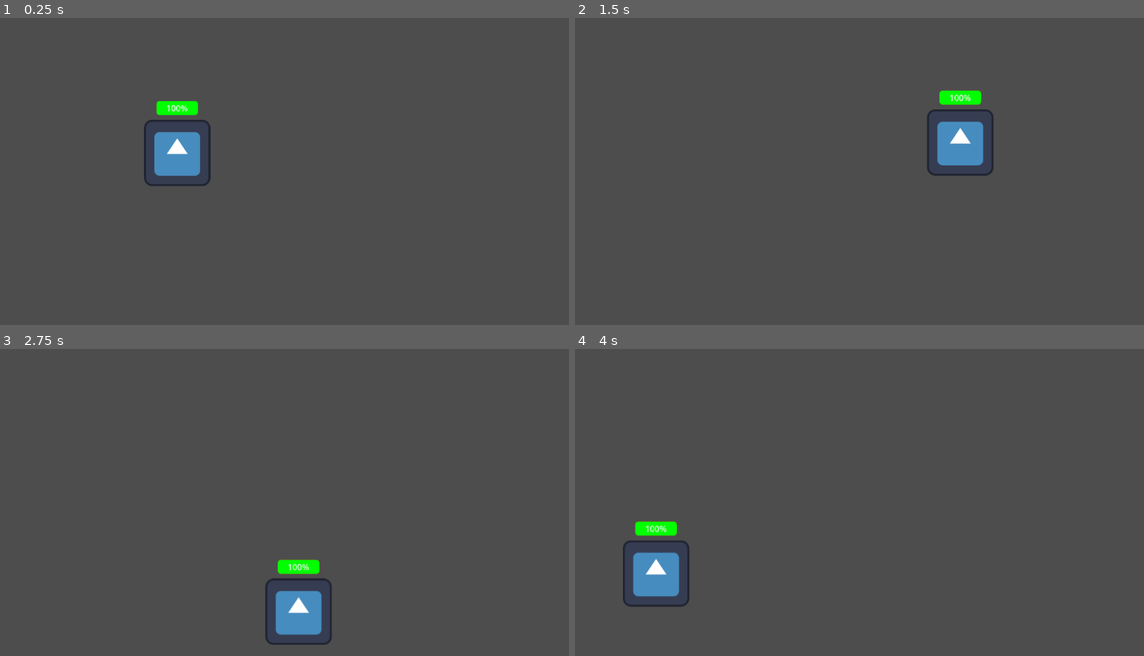
Above: before the commit, frames 1-4 (two rows, left to right).
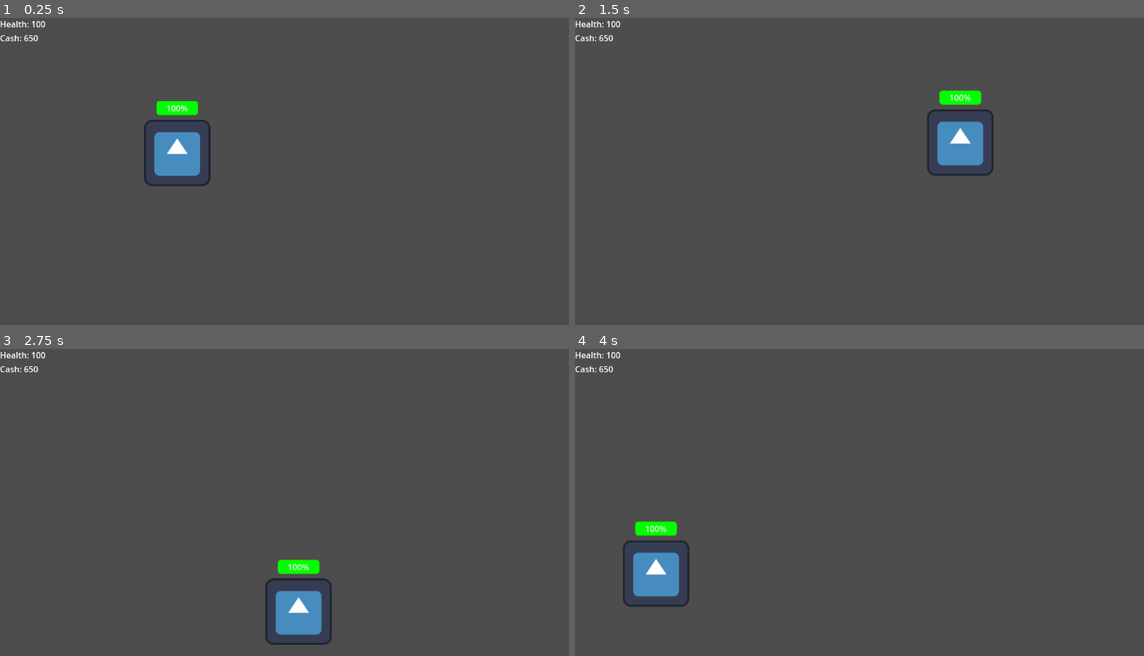
Above: after the commit, the same moments.

Repository: Fxll3n/Defendo
Game: Godot game, scene res://scenes/node_2d.tscn
Same seed, same stepped clock (60 frames per second), same inputs: the game is played once before the commit and once after it. The project has no main scene, so this scene is started directly. The engine's default icon, where the game draws it, is replaced by a stand-in: a white triangle on a blue panel in a dark square.
Inputs:
- Up to frame 1 (0.25 s): no input
- Up to frame 2 (1.5 s): no input
- Up to frame 3 (2.75 s): no input
- Up to frame 4 (4 s): no input

The runs differ from the first frame. In frame 1, 0.2% of the frame differs, in the area x 0-9%, y 0-8%; in frame 2, 0.2%; in frame 3, 0.2%; in frame 4, 0.2%.

Commit message:
Finished
- Simple health ui
- Health and currency manager's bugs

Diff:
--- /dev/null
+++ b/CurrencyUi.gd
@@ -0,0 +1,8 @@
+extends Control
+
+func _ready() -> void:
+	$Label.text = str("Cash: ", Currency.get_currency())
+	Currency.connect("currency_changed", _on_change)
+
+func _on_change():
+	$Label.text = str("Cash: ", Currency.get_currency())
--- a/scenes/node_2d.tscn
+++ b/scenes/node_2d.tscn
@@ -1,8 +1,9 @@
-[gd_scene load_steps=8 format=3 uid="uid://cwpaum86risaf"]
+[gd_scene load_steps=9 format=3 uid="uid://cwpaum86risaf"]
 
 [ext_resource type="Script" path="res://scripts/units/WaveSpawner.gd" id="1_biiw0"]
 [ext_resource type="Script" path="res://scripts/resources/wave.gd" id="2_vqx6c"]
 [ext_resource type="PackedScene" uid="uid://cgsfr1yx7knid" path="res://prefabs/enemy.tscn" id="3_n6mb2"]
+[ext_resource type="Script" path="res://scripts/HealthUi.gd" id="5_ellwd"]
 
 [sub_resource type="Curve2D" id="Curve2D_802gu"]
 _data = {
@@ -28,7 +29,7 @@
 script = ExtResource("2_vqx6c")
 id = 1
 enemies = Array[PackedScene]([ExtResource("3_n6mb2"), ExtResource("3_n6mb2"), ExtResource("3_n6mb2")])
-repeat = 10
+repeat = 12
 reward = 400
 next_wave_delay = 1.0
 
@@ -45,3 +46,23 @@
 waves = Array[ExtResource("2_vqx6c")]([SubResource("Resource_n00fr"), SubResource("Resource_wcpkw")])
 paths = [NodePath("../Path2D"), NodePath("../Path2D2")]
 split_paths = true
+
+[node name="Control2" type="Control" parent="." node_paths=PackedStringArray("HealthLabel", "CashLabel")]
+layout_mode = 3
+anchors_preset = 0
+offset_right = 40.0
+offset_bottom = 40.0
+script = ExtResource("5_ellwd")
+HealthLabel = NodePath("VBoxContainer/Health")
+CashLabel = NodePath("VBoxContainer/Cash")
+
+[node name="VBoxContainer" type="VBoxContainer" parent="Control2"]
+layout_mode = 0
+offset_right = 40.0
+offset_bottom = 40.0
+
+[node name="Health" type="Label" parent="Control2/VBoxContainer"]
+layout_mode = 2
+
+[node name="Cash" type="Label" parent="Control2/VBoxContainer"]
+layout_mode = 2
--- /dev/null
+++ b/scripts/HealthUi.gd
@@ -0,0 +1,20 @@
+extends Control
+
+@export var HealthLabel: Label
+@export var CashLabel: Label
+
+func _ready() -> void:
+	Health.connect("health_changed", _on_health_change)
+	Currency.connect("currency_changed", _on_currency_change)
+
+	Health.set_health(100)
+	HealthLabel.text = str("Health: ", Health.get_health())
+
+	Currency.set_currency(650)
+	CashLabel.text = str("Cash: ", Currency.get_currency())
+
+func _on_health_change():
+	HealthLabel.text = str("Health: ", Health.get_health())
+
+func _on_currency_change():
+	CashLabel.text = str("Cash: ", Currency.get_currency())
--- a/scripts/global/currency_manager.gd
+++ b/scripts/global/currency_manager.gd
@@ -1,17 +1,22 @@
 extends Node
+
+signal currency_changed
 
 var _current_currency: float = 0
 
 func increase(amount: float):
 	if amount > 0:
 		_current_currency += amount
+		emit_signal("currency_changed")
 
 func decrease(amount: float):
-	if amount < 0:
+	if amount > 0:
 		_current_currency -= amount
+		emit_signal("currency_changed")
 
 func set_currency(amount: float):
 	_current_currency = amount
+	emit_signal("currency_changed")
 
 func get_currency() -> float:
 	return _current_currency
--- a/scripts/global/health_manager.gd
+++ b/scripts/global/health_manager.gd
@@ -1,17 +1,22 @@
 extends Node
+
+signal health_changed
 
 var _current_health: int = 0
 
 func increase(amount: int):
 	if amount > 0:
 		_current_health += amount
+		emit_signal("health_changed")
 
 func decrease(amount: int):
-	if amount < 0:
+	if amount > 0:
 		_current_health -= amount
+		emit_signal("health_changed")
 
-func set_currency(amount: int):
+func set_health(amount: int):
 	_current_health = amount
+	emit_signal("health_changed")
 
-func get_currency() -> int:
+func get_health() -> int:
 	return _current_health
--- a/scripts/resources/new_resource.tres
+++ /dev/null
@@ -1,11 +0,0 @@
-[gd_resource type="Resource" script_class="Wave" load_steps=2 format=3 uid="uid://fyrqw6pbxblu"]
-
-[ext_resource type="Script" path="res://scripts/resources/wave.gd" id="1_yy3el"]
-
-[resource]
-script = ExtResource("1_yy3el")
-id = 0
-enemies = Array[PackedScene]([])
-repeat = 0
-reward = 0
-next_wave_delay = 5.0
--- a/scripts/units/WaveSpawner.gd
+++ b/scripts/units/WaveSpawner.gd
@@ -36,6 +36,7 @@
 	else:
 		await get_tree().create_timer(wave.next_wave_delay).timeout
 		current_wave += 1
+		Currency.increase(wave.reward)
 		start_wave(current_wave) # Move to the next wave
 
 func spawn_entities(entities: Array[PackedScene]):
--- a/scripts/units/enemy.gd
+++ b/scripts/units/enemy.gd
@@ -21,12 +21,13 @@
 	var parent = get_parent()
 	if parent is PathFollow2D:
 		parent.progress += move_speed * get_process_delta_time()
+		if parent.progress_ratio >= 1:
+			emit_signal("reached_end")
+			Health.decrease(damage)
+			call_deferred("queue_free")
 	else:
 		push_warning(self, " did not initialize with expected parent of type \"PathFollow2D\".")
-	if parent.progress_ratio >= 1.0:
-		emit_signal("reached_end")
-		Health.decrease(damage)
-		call_deferred("queue_free")
+
 
 func die():
 	Currency.increase(reward_amount)
